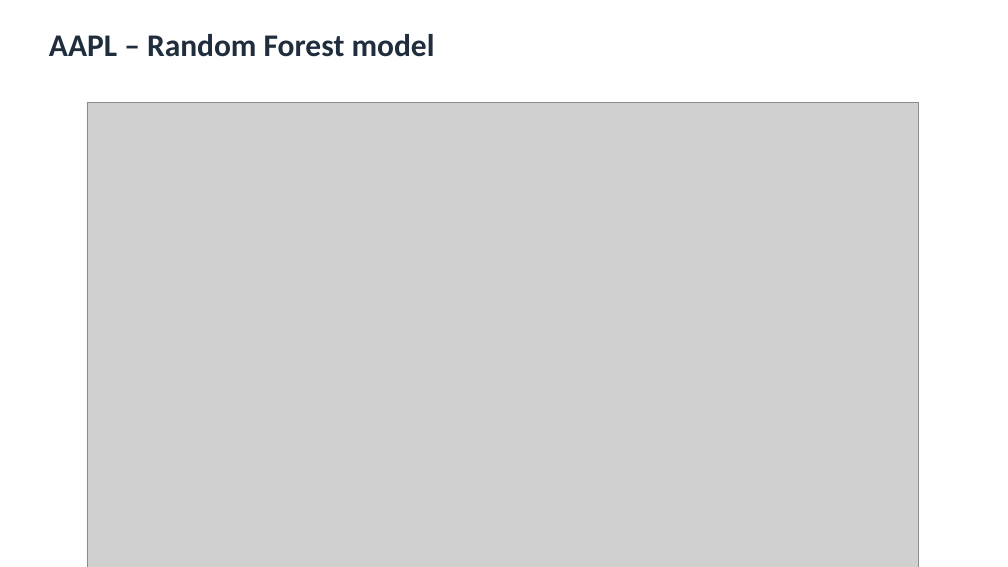
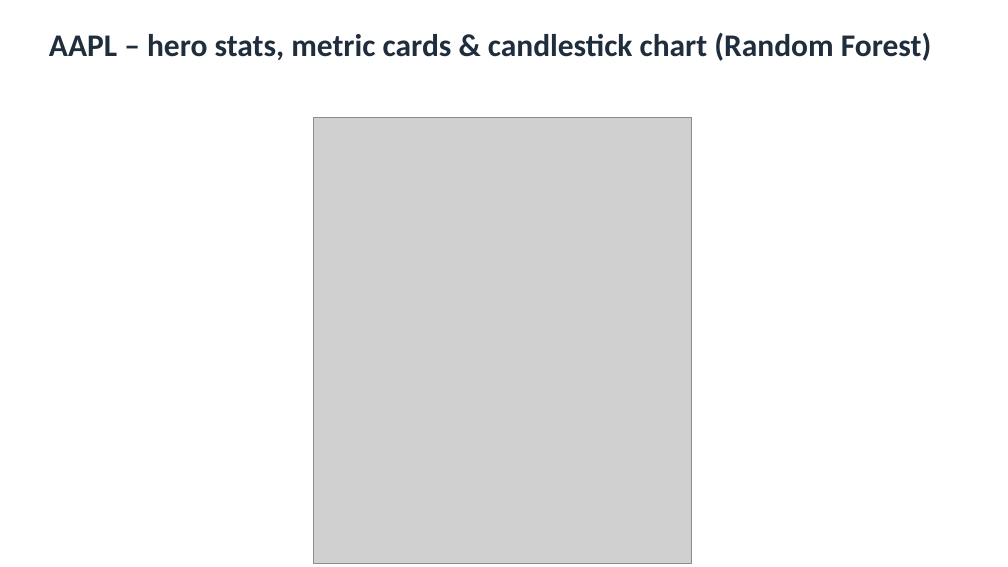
Before and after one commit to jaismine19/NextClose, a slide deck: slide 12 of docs/CSIS4260_Assignment1_Dashboard_Screenshots.pptx. Drawn at 1008x567 pixels with LibreOffice and Linux fonts; fonts in the diff are those of the drawing; grey boxes stand for pictures. Boxes give left, top, right and bottom in pixels: in the first picture for what was removed or moved away, otherwise in the second. Text is boxed around its words. In the diff, an @@ line names an element or a change of style, - is before the commit and + after.

Commit message:
Upgrade dashboard: candlestick chart, MAPE & directional accuracy, rolling RMSE, feature importance, zoom controls, downloads

```diff
--- a/docs/CSIS4260_Assignment1_Dashboard_Screenshots.pptx
+++ b/docs/CSIS4260_Assignment1_Dashboard_Screenshots.pptx
@@ text at box(49, 33, 932, 61): text changed @@
-AAPL – Random Forest model
+AAPL – hero stats, metric cards & candlestick chart (Random Forest)
@@ picture removed at box(87, 102, 919, 567) @@
@@ picture added at box(314, 117, 692, 563) @@
```
Also in this commit, not shown: 4 other slides changed, 2 slides added, 11 other files.
